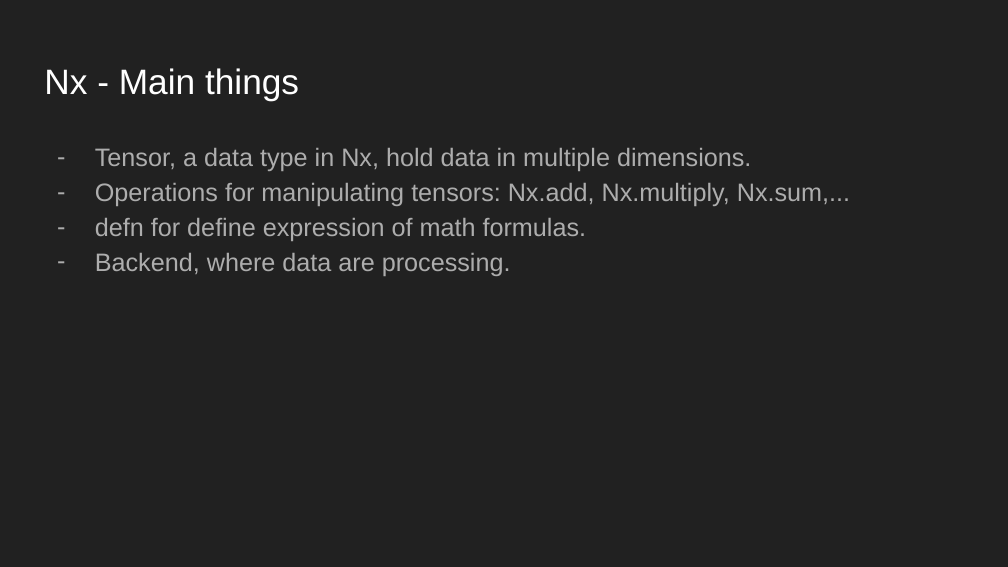
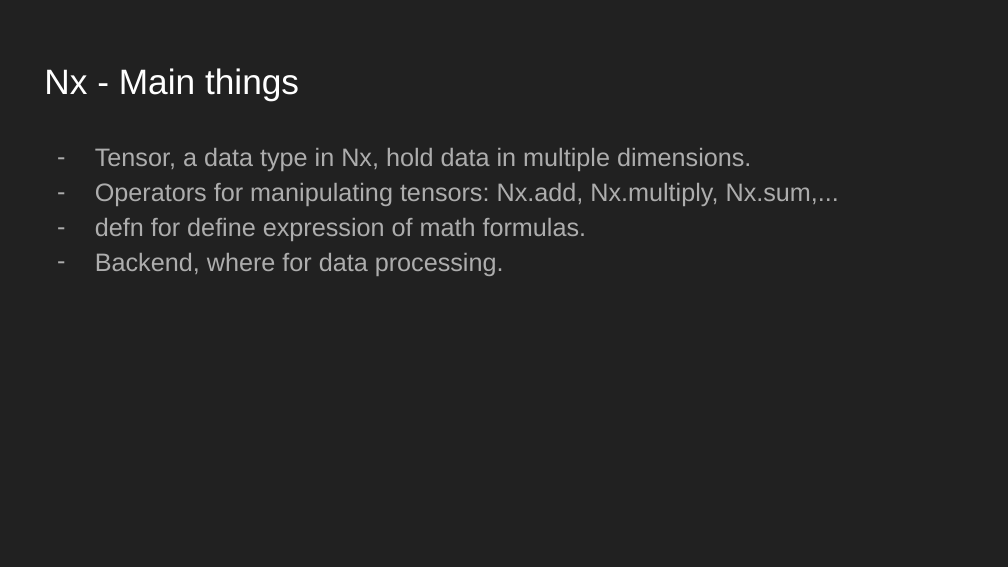
Before and after one commit to ohhi-vn/sharing_intro_nx, a slide deck: slide 6 of Slide/Introducing Nx lib.pptx. Drawn at 1008x567 pixels with LibreOffice and Linux fonts; fonts in the diff are those of the drawing. Boxes give left, top, right and bottom in pixels: in the first picture for what was removed or moved away, otherwise in the second. Text is boxed around its words. In the diff, an @@ line names an element or a change of style, - is before the commit and + after.

```diff
--- a/Slide/Introducing Nx lib.pptx
+++ b/Slide/Introducing Nx lib.pptx
@@ text at <box>95,183,839,206</box>: text changed @@
-– Operations for manipulating tensors: Nx.add, Nx.multiply, Nx.sum,...
+– Operators for manipulating tensors: Nx.add, Nx.multiply, Nx.sum,...
@@ text at <box>95,253,504,276</box>: text changed @@
-– Backend, where data are processing.
+– Backend, where for data processing.
```
Also in this commit, not shown: 1 other slide changed, 4 other files.
